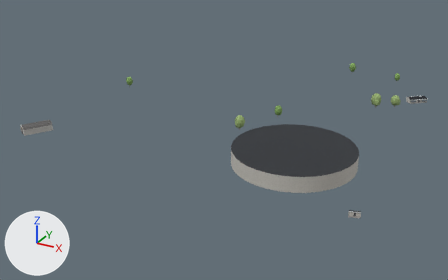
The glTF model viewer/districts/2030-haven/chunks/c_-10_-1.glb, before and after one commit.
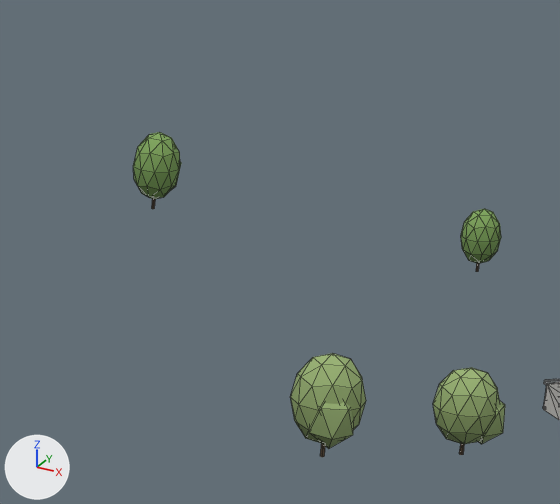
The first picture shows the older version from a 50 mm camera at (-2243.0, -530.0, 170.0) aimed at (-2454.0, -147.0, -22.0). The close-ups show the older and then the newer version on the part from 74% to 91% of the width and 16% to 41% of the height of that picture. Only the edits that show in the close-ups are written down. Every picture has the same lights, and +X, +Y and +Z are marked at lower left. The close-ups show mesh edges as thin lines. Where no turn or scale is listed for an object, it has been applied to the vertices. Vertices at exactly the same position are counted once.

Script lines for the objects in view, before the commit:
```python
me_tree_round_0 = bpy.data.meshes.new('tree_round_0')
me_tree_round_0.from_pydata(...)  # 66 vertices, 120 faces; spans x -0.68..0.68, y -0.7..0.7, z -1.0..1.0
me_tree_round_0.materials.append(mat_tree_vc)
# before: 7 (-0.01, 0.03, 0.06), 8 (0.01, 0.02, 0.06), 14 (0.01, -0.02, 0.06), 20 (-0.01, -0.03, 0.06), 27 (-0.04, -0.02, 0.06)
# before: 29 (-0.04, 0.02, 0.06)
me_tree_round_1 = bpy.data.meshes.new('tree_round_1')
me_tree_round_1.from_pydata(...)  # 66 vertices, 120 faces; spans x -0.68..0.68, y -0.7..0.7, z -1.0..1.0
me_tree_round_1.materials.append(mat_tree_vc)
# before: 7 (-0.01, 0.03, 0.06), 8 (0.01, 0.02, 0.06), 14 (0.01, -0.02, 0.06), 20 (-0.01, -0.03, 0.06), 27 (-0.04, -0.02, 0.06)
# before: 29 (-0.04, 0.02, 0.06)
ob_tree_round_0 = bpy.data.objects.new('tree_round_0', me_tree_round_0)
ob_tree_round_0.parent = ob_trees__10__1_0
ob_tree_round_0.location = (0.0573, 0.0143, 4.915)
ob_tree_round_0.rotation_euler = (0.0, 0.0, 0.245)  # degrees (0, 0, 14)
ob_tree_round_0.scale = (4.19, 4.19, 4.92)
ob_tree_round_0_001 = bpy.data.objects.new('tree_round_0.001', me_tree_round_0)
ob_tree_round_0_001.parent = ob_trees__10__1_0
ob_tree_round_0_001.location = (41.59, -5.218, 3.885)
ob_tree_round_0_001.rotation_euler = (0.0, 0.0, 0.729)  # degrees (0, 0, 42)
ob_tree_round_0_001.scale = (3.37, 3.37, 3.88)
ob_tree_round_1 = bpy.data.objects.new('tree_round_1', me_tree_round_1)
ob_tree_round_1.parent = ob_trees__10__1_1
ob_tree_round_1.location = (43.26, -75.44, 5.785)
ob_tree_round_1.rotation_euler = (0.0, 0.0, -1.847)  # degrees (0, 0, -106)
ob_tree_round_1.scale = (5.6, 5.6, 5.79)
ob_tree_round_1_002 = bpy.data.objects.new('tree_round_1.002', me_tree_round_1)
ob_tree_round_1_002.parent = ob_trees__10__1_1
ob_tree_round_1_002.location = (56.13, -67.68, 4.88)
ob_tree_round_1_002.rotation_euler = (0.0, 0.0, -0.635)  # degrees (0, 0, -36)
ob_tree_round_1_002.scale = (5.01, 5.01, 4.88)
```
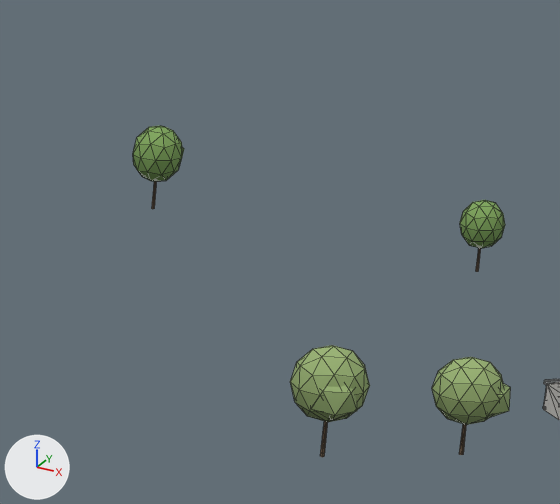
Location of each change, (x1, y1, x2, y2) in pixels of the close-ups (560 x 504 px; the box of a moved part takes in the faces that stretch with it):
```json
{"object": "tree_round_1", "change": "reshaped, moved, rescaled", "before": [290, 353, 366, 457], "after": [290, 345, 370, 457], "on screen": "8% taller"}
{"object": "tree_round_1.002", "change": "reshaped, moved, rescaled", "before": [433, 368, 505, 455], "after": [432, 357, 511, 455], "on screen": "10% wider, 12% taller"}
{"object": "tree_round_0", "change": "reshaped, moved, rescaled", "before": [133, 132, 181, 209], "after": [133, 126, 184, 209], "on screen": "6% wider, 8% taller"}
{"object": "tree_round_0.001", "change": "reshaped, moved, rescaled", "before": [461, 209, 501, 272], "after": [460, 200, 505, 272], "on screen": "12% wider, 14% taller"}
{"part": 1, "of": "me_tree_round_0", "change": "moved or reshaped", "before": [133, 132, 501, 264], "after": [133, 126, 505, 248]}
{"part": 2, "of": "me_tree_round_0", "change": "moved or reshaped", "before": [152, 199, 479, 272], "after": [152, 182, 481, 272], "on screen": "mostly hidden"}
{"part": 3, "of": "me_tree_round_1", "change": "moved or reshaped", "before": [290, 353, 500, 444], "after": [290, 345, 504, 425]}
{"part": 4, "of": "me_tree_round_1", "change": "moved or reshaped", "before": [309, 401, 505, 449], "after": [311, 383, 511, 420]}
{"part": 5, "of": "me_tree_round_1", "change": "moved or reshaped", "before": [320, 444, 464, 457], "after": [320, 421, 466, 457], "on screen": "mostly hidden"}
```

The change, as JSON lines over the scene's bpy script:
```json
{"block": "me_tree_round_0", "where": "# used by ob_tree_round_0; parent = ob_trees__10__1_0; location = (0.0573, 0.0143, 4.915); rotation_euler = (0.0, 0.0, 0.245), in degrees (0, 0, 14); scale = (4.19, 4.19, 4.92)"}
{"op": "remove", "block": "me_tree_round_0", "code": "me_tree_round_0.from_pydata(...)  # 66 vertices, 120 faces; spans x -0.68..0.68, y -0.7..0.7, z -1.0..1.0"}
{"op": "add", "block": "me_tree_round_0", "code": "me_tree_round_0.from_pydata(...)  # 66 vertices, 120 faces; spans x -0.67..0.67, y -0.69..0.69, z -1.0..1.0"}
{"block": "me_tree_round_0", "change": "me_tree_round_0 part 1: the loose piece of 42 vertices spanning x -0.68..0.65, y -0.7..0.7, z -0.76..1.0 is scaled about its middle by (0.989, 0.989, 0.767), then moved by (0.0, 0.0, 0.21)"}
{"block": "me_tree_round_0", "change": "me_tree_round_0 part 2"}
{"op": "add", "block": "me_tree_round_0", "code": "for i in [7, 8, 14, 20, 27, 29]: me_tree_round_0.vertices[i].co += Vector((0.0, 0.0, -0.35))"}
{"block": "me_tree_round_0", "change": "other edits to the shape of me_tree_round_0 do not show in these pictures"}
{"block": "me_tree_round_1", "where": "# used by ob_tree_round_1; parent = ob_trees__10__1_1; location = (43.26, -75.44, 5.785); rotation_euler = (0.0, 0.0, -1.847), in degrees (0, 0, -106); scale = (5.6, 5.6, 5.79)"}
{"op": "remove", "block": "me_tree_round_1", "code": "me_tree_round_1.from_pydata(...)  # 66 vertices, 120 faces; spans x -0.68..0.68, y -0.7..0.7, z -1.0..1.0"}
{"op": "add", "block": "me_tree_round_1", "code": "me_tree_round_1.from_pydata(...)  # 66 vertices, 120 faces; spans x -0.67..0.67, y -0.69..0.69, z -1.0..1.0"}
{"block": "me_tree_round_1", "change": "me_tree_round_1 part 3: the loose piece of 42 vertices spanning x -0.68..0.65, y -0.7..0.7, z -0.76..1.0 is scaled about its middle by (0.989, 0.989, 0.767), then moved by (0.0, 0.0, 0.21)"}
{"block": "me_tree_round_1", "change": "me_tree_round_1 part 4: the loose piece of 12 vertices spanning x -0.17..0.68, y -0.13..0.68, z -0.72..0.52 is scaled about its middle by (0.989, 0.989, 0.712), then moved by (0.0, 0.0, 0.32)"}
{"block": "me_tree_round_1", "change": "me_tree_round_1 part 5"}
{"op": "add", "block": "me_tree_round_1", "code": "for i in [7, 8, 14, 20, 27, 29]: me_tree_round_1.vertices[i].co += Vector((0.0, 0.0, -0.35))"}
{"op": "set", "path": "ob_tree_round_0.location", "old": "(0.0573, 0.0143, 4.915)", "new": "(0.0614, 0.0154, 5.322)"}
{"op": "set", "path": "ob_tree_round_0.scale", "old": "(4.19, 4.19, 4.92)", "new": "(4.53, 4.53, 5.32)"}
{"op": "set", "path": "ob_tree_round_0_001.location", "old": "(41.59, -5.218, 3.885)", "new": "(41.59, -5.214, 4.417)"}
{"op": "set", "path": "ob_tree_round_0_001.scale", "old": "(3.37, 3.37, 3.88)", "new": "(3.83, 3.83, 4.42)"}
{"op": "set", "path": "ob_tree_round_1.location", "old": "(43.26, -75.44, 5.785)", "new": "(43.26, -75.44, 6.176)"}
{"op": "set", "path": "ob_tree_round_1.scale", "old": "(5.6, 5.6, 5.79)", "new": "(5.94, 5.94, 6.18)"}
{"op": "set", "path": "ob_tree_round_1_002.location", "old": "(56.13, -67.68, 4.88)", "new": "(56.13, -67.69, 5.418)"}
{"op": "set", "path": "ob_tree_round_1_002.scale", "old": "(5.01, 5.01, 4.88)", "new": "(5.49, 5.49, 5.42)"}
```
